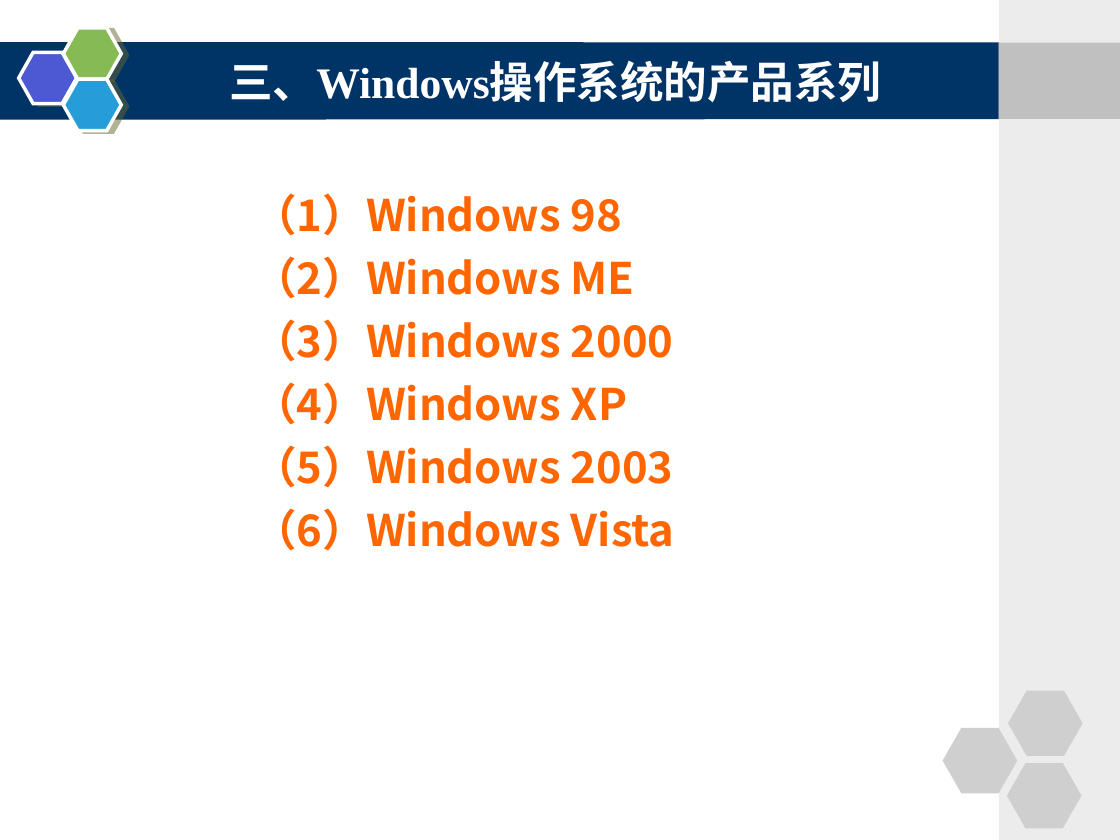
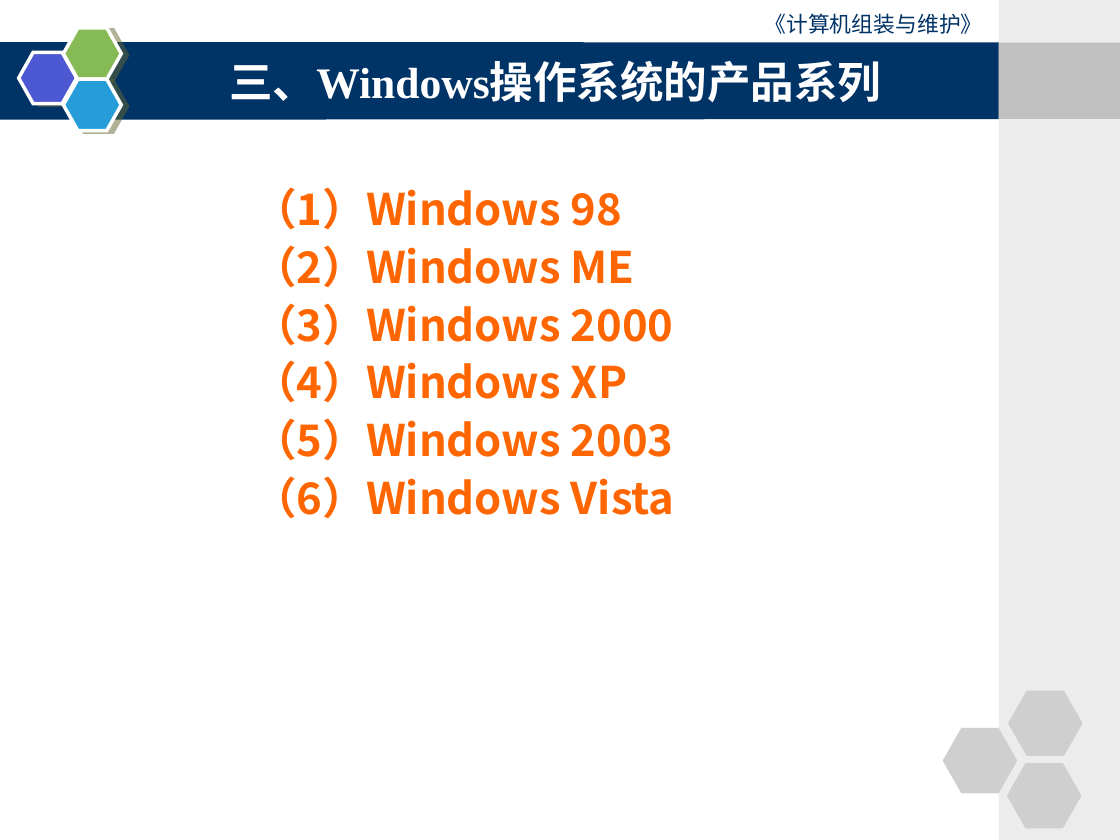
Before and after one commit to wutongyuliujia123/preparation, a slide deck: slide 24 of 计算机组装与维修/《计算机组装与维护》第十章电子课件.ppt.ppt. Drawn at 1120x840 pixels with LibreOffice and Linux fonts; fonts in the diff are those of the drawing. Boxes give left, top, right and bottom in pixels: in the first picture for what was removed or moved away, otherwise in the second. Text is boxed around its words. In the diff, an @@ line names an element or a change of style, - is before the commit and + after.

```diff
--- a/计算机组装与维修/《计算机组装与维护》第十章电子课件.ppt.ppt
+++ b/计算机组装与维修/《计算机组装与维护》第十章电子课件.ppt.ppt
@@ text added at [765,13,983,34], 14 pt, text #003366 @@
+《计算机组装与维护》
@@ text "（1）Windows 98" at [253,187,675,519]: line spacing 1 to 0.9 @@
```
Also in this commit, not shown: 33 other slides changed, 7 other files.
